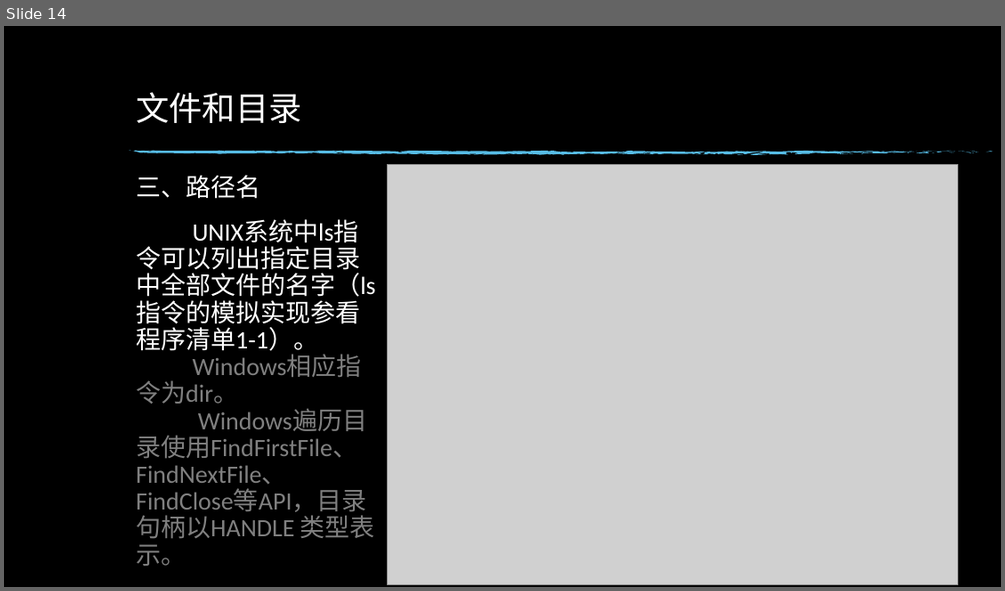
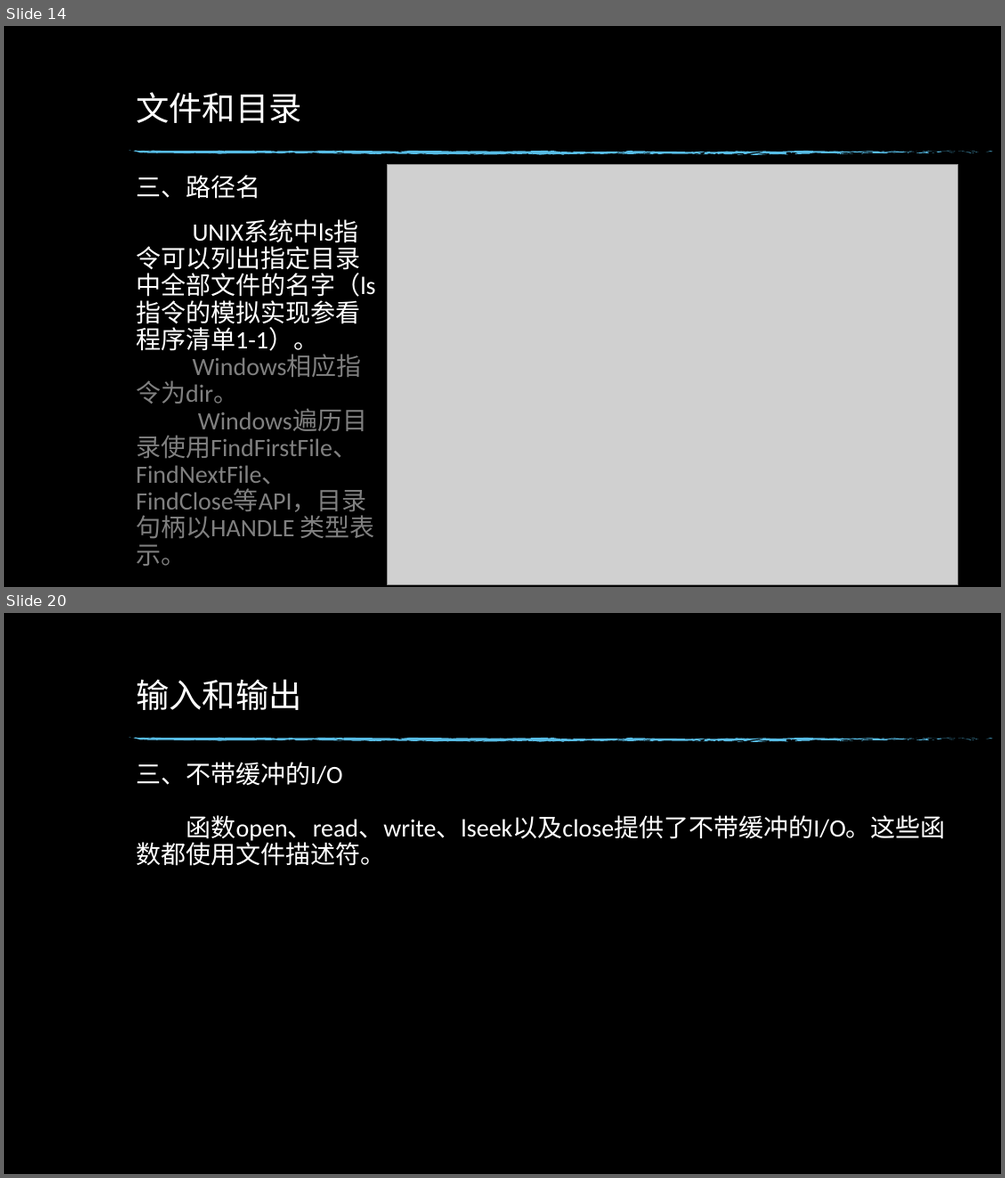
Before and after one commit to hym-dn/APUE, a slide deck: Doc/UNIX开发01.pptx. Shown one above the other, each under a label of ours: slide 14 before the commit, slides 14 and 20 after it; the slides between them are not shown. The pictures are 1005x591 and 1005x1178 pixels, drawn with LibreOffice and Linux fonts; fonts in the diff are those of the drawing; grey boxes stand for pictures; background and template pictures are left out. Boxes give left, top, right and bottom in pixels: in the first picture for what was removed or moved away, otherwise in the second. Text is boxed around its words. In the diff, an @@ line names an element or a change of style, - is before the commit and + after.

```diff
--- a/Doc/UNIX开发01.pptx
+++ b/Doc/UNIX开发01.pptx
@@ slide 20 added at (x1=4, y1=613, x2=1001, y2=1174), background picture (left out); not listed: 74 template elements that a slide beside it also shows @@
@@ title added at (x1=136, y1=679, x2=302, y2=710), 32 pt, text #FFFFFF @@
+输入和输出
@@ text added at (x1=136, y1=762, x2=946, y2=866), 24 pt, text #FFFFFF @@
+三、不带缓冲的I/O
+函数open、read、write、lseek以及close提供了不带缓冲的I/O。这些函数都使用文件描述符。
```
Also in this commit, not shown: 2 slides changed, 4 other slides added.
